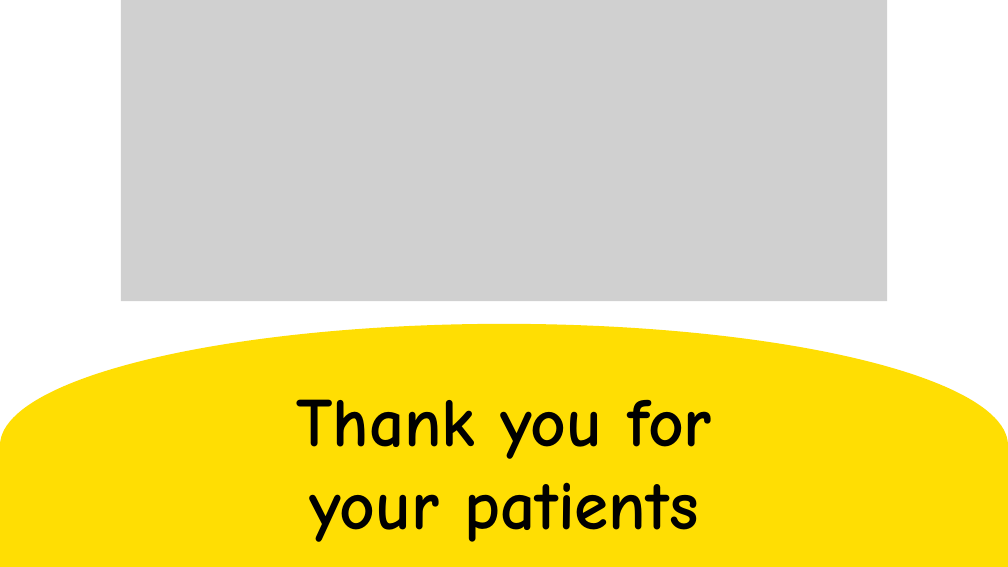
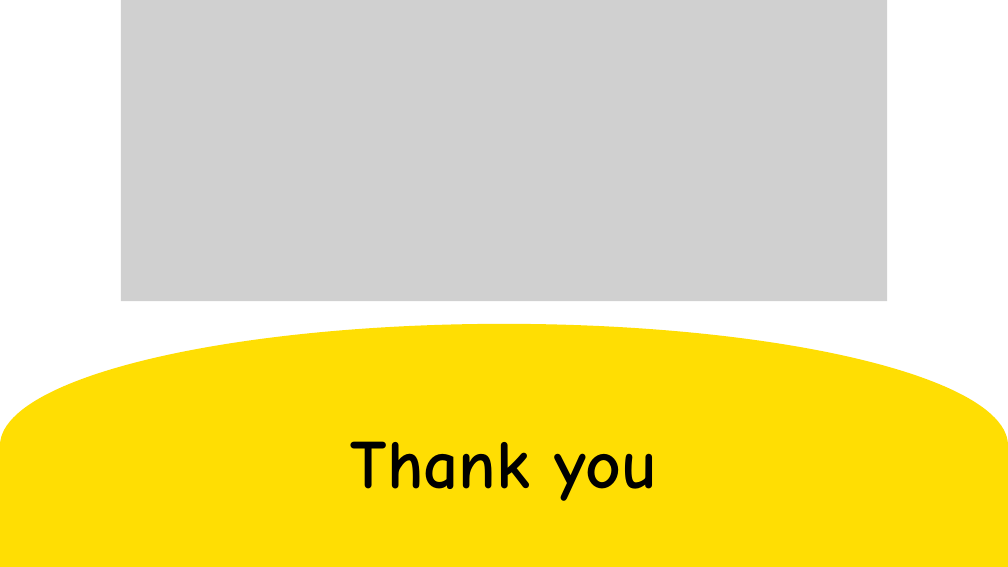
Before and after one commit to atiqahammed/6th-semester, a slide deck: slide 8 of 603-ET/social networking ethical issues.pptx. Drawn at 1008x567 pixels with LibreOffice and Linux fonts; fonts in the diff are those of the drawing; grey boxes stand for pictures. Boxes give left, top, right and bottom in pixels: in the first picture for what was removed or moved away, otherwise in the second. Text is boxed around its words. In the diff, an @@ line names an element or a change of style, - is before the commit and + after.

```diff
--- a/603-ET/social networking ethical issues.pptx
+++ b/603-ET/social networking ethical issues.pptx
@@ text at [351,441,657,501]: text changed @@
-Thank you for your patients
+Thank you
```
Also in this commit, not shown: 1 other file.
